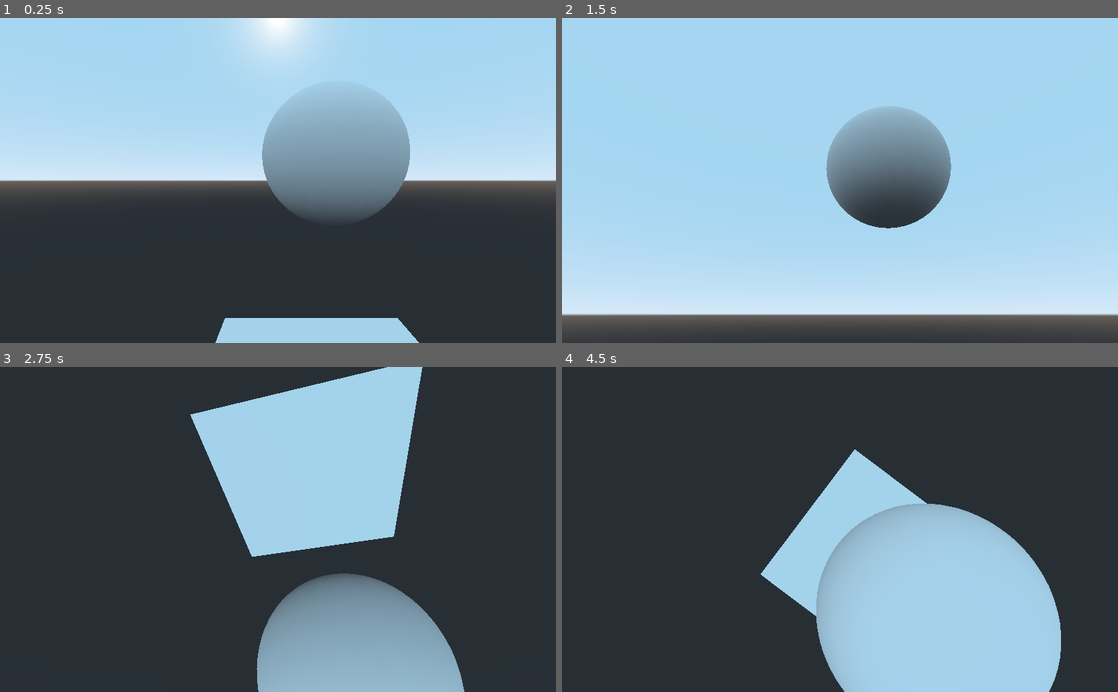
Above: before the commit, frames 1-4 (two rows, left to right).
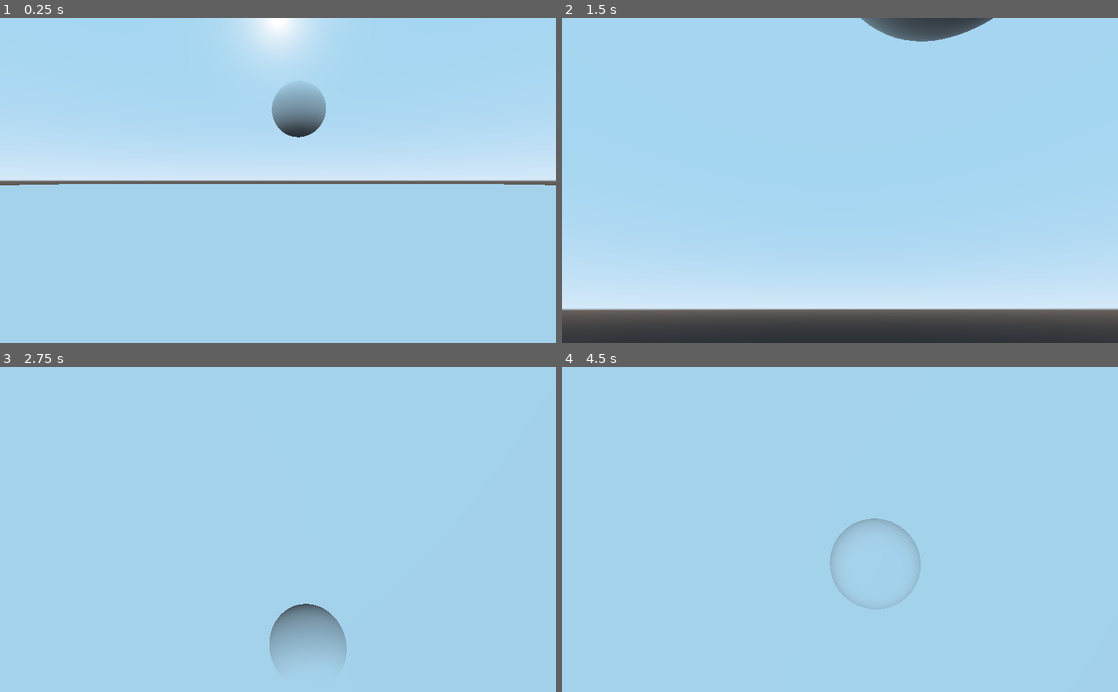
Above: after the commit, the same moments.

Repository: jel221/GodotTest
Game: Godot game, scene res://Spatial.tscn
The game is run twice, just before and just after one commit, with the same random seed, the same clock (stepped at 60 frames per second) and the same inputs.
Inputs (mouse positions are in pixels of both pictures, inside the frame that each line leads up to):
- Up to frame 1 (0.25 s): no input
- Up to frame 2 (1.5 s): move the mouse to (962, 164) at 0.52 s; hold Right (move_right, bound only after the commit) 0.53-1.28 s; move the mouse to (728, 196) at 1.27 s; hold Down (move_back, bound only after the commit) from 1.28 s (still down)
- Up to frame 3 (2.75 s): move the mouse to (333, 458) at 2.02 s; release Down (move_back, bound only after the commit) at 2.03 s; hold Right (move_right, bound only after the commit) from 2.03 s (still down)
- Up to frame 4 (4.5 s): tap Enter at 2.75 s; move the mouse to (812, 594) at 2.77 s; release Right (move_right, bound only after the commit) at 2.78 s; hold Up (move_forward, bound only after the commit) 2.78-3.53 s; tap R (reset_position, bound only after the commit) at 3.5, 4.15 s; move the mouse to (1006, 578) at 3.52 s; hold Left (move_left, bound only after the commit) from 3.53 s (still down); move the mouse to (673, 480) at 4.27 s

The runs differ from the first frame. In frame 1, 53% of the frame differs, in the area x 0-100%, y 20-100%; in frame 2, 9.8%; in frame 3, 81%, in the area x 0-100%, y 0-100%; in frame 4, 75%.

Commit message:
basic movement

Diff:
--- /dev/null
+++ b/Movement.gd
@@ -0,0 +1,24 @@
+extends RigidBody
+
+
+onready var camera = $Spatial/xy/z/ClippedCamera
+onready var start_position = translation
+
+func _physics_process(_delta):
+	if Input.is_action_just_pressed("exit"):
+		get_tree().quit()
+	if Input.is_action_just_pressed("reset_position"):
+		translation = start_position
+		return
+
+	var dir = Vector3()
+	dir.x = Input.get_action_strength("move_right") - Input.get_action_strength("move_left")
+	dir.z = Input.get_action_strength("move_back") - Input.get_action_strength("move_forward")
+
+	# Get the camera's transform basis, but remove the X rotation such
+	# that the Y axis is up and Z is horizontal.
+	var cam_basis = camera.global_transform.basis
+	var basis = cam_basis.rotated(cam_basis.x, -cam_basis.get_euler().x)
+	dir = basis.xform(dir)
+
+	apply_central_impulse(dir.normalized() / 10)
--- a/Spatial.tscn
+++ b/Spatial.tscn
@@ -1,33 +1,38 @@
-[gd_scene load_steps=6 format=2]
+[gd_scene load_steps=7 format=2]
 
 [ext_resource path="res://CamMov.gd" type="Script" id=1]
+[ext_resource path="res://Movement.gd" type="Script" id=2]
 
 [sub_resource type="PlaneMesh" id=1]
+size = Vector2( 50, 50 )
 
 [sub_resource type="PlaneShape" id=2]
 
 [sub_resource type="SphereMesh" id=3]
 
-[sub_resource type="SphereShape" id=4]
+[sub_resource type="BoxShape" id=4]
 
 [node name="Spatial" type="Spatial"]
 
 [node name="StaticBody" type="StaticBody" parent="."]
 
 [node name="MeshInstance" type="MeshInstance" parent="StaticBody"]
+transform = Transform( 1, 0, 0, 0, 1, 0, 0, 0, 1, 0.0107536, 0, 0.00302452 )
 mesh = SubResource( 1 )
 
 [node name="CollisionShape" type="CollisionShape" parent="StaticBody"]
 shape = SubResource( 2 )
 
 [node name="RigidBody" type="RigidBody" parent="."]
+transform = Transform( 1, 0, 0, 0, 1, 0, 0, 0, 1, 0, 0.3, 0 )
+script = ExtResource( 2 )
 
 [node name="MeshInstance" type="MeshInstance" parent="RigidBody"]
-transform = Transform( 0.5, 0, 0, 0, 0.5, 0, 0, 0, 0.5, 0, 0.557708, 0 )
+transform = Transform( 0.5, 0, 0, 0, 0.5, 0, 0, 0, 0.5, 0, 1.69259, 0 )
 mesh = SubResource( 3 )
 
 [node name="CollisionShape" type="CollisionShape" parent="RigidBody"]
-transform = Transform( 1, 0, 0, 0, 1, 0, 0, 0, 1, 0, -0.274173, 0 )
+transform = Transform( 0.5, 0, 0, 0, 0.5, 0, 0, 0, 0.5, 0.0620686, 1.66535, 0.0173953 )
 shape = SubResource( 4 )
 
 [node name="Spatial" type="Spatial" parent="RigidBody"]
@@ -38,4 +43,4 @@
 [node name="z" type="Spatial" parent="RigidBody/Spatial/xy"]
 
 [node name="ClippedCamera" type="ClippedCamera" parent="RigidBody/Spatial/xy/z"]
-transform = Transform( 1, 0, 0, 0, 1, 0, 0, 0, 1, -0.385608, 0.3763, 1.68708 )
+transform = Transform( 1, 0, 0, 0, 1, 0, 0, 0, 1, -0.385608, 0.3763, 4.32384 )
--- a/project.godot
+++ b/project.godot
@@ -18,6 +18,59 @@
 
 common/drop_mouse_on_gui_input_disabled=true
 
+[input]
+
+jump={
+"deadzone": 0.5,
+"events": [ Object(InputEventKey,"resource_local_to_scene":false,"resource_name":"","device":0,"alt":false,"shift":false,"control":false,"meta":false,"command":false,"pressed":false,"scancode":32,"physical_scancode":0,"unicode":0,"echo":false,"script":null)
+, Object(InputEventJoypadButton,"resource_local_to_scene":false,"resource_name":"","device":0,"button_index":0,"pressure":0.0,"pressed":false,"script":null)
+ ]
+}
+move_back={
+"deadzone": 0.5,
+"events": [ Object(InputEventKey,"resource_local_to_scene":false,"resource_name":"","device":0,"alt":false,"shift":false,"control":false,"meta":false,"command":false,"pressed":false,"scancode":16777234,"physical_scancode":0,"unicode":0,"echo":false,"script":null)
+, Object(InputEventKey,"resource_local_to_scene":false,"resource_name":"","device":0,"alt":false,"shift":false,"control":false,"meta":false,"command":false,"pressed":false,"scancode":83,"physical_scancode":0,"unicode":0,"echo":false,"script":null)
+, Object(InputEventJoypadButton,"resource_local_to_scene":false,"resource_name":"","device":0,"button_index":13,"pressure":0.0,"pressed":false,"script":null)
+, Object(InputEventJoypadMotion,"resource_local_to_scene":false,"resource_name":"","device":0,"axis":1,"axis_value":1.0,"script":null)
+ ]
+}
+move_forward={
+"deadzone": 0.5,
+"events": [ Object(InputEventKey,"resource_local_to_scene":false,"resource_name":"","device":0,"alt":false,"shift":false,"control":false,"meta":false,"command":false,"pressed":false,"scancode":16777232,"physical_scancode":0,"unicode":0,"echo":false,"script":null)
+, Object(InputEventKey,"resource_local_to_scene":false,"resource_name":"","device":0,"alt":false,"shift":false,"control":false,"meta":false,"command":false,"pressed":false,"scancode":87,"physical_scancode":0,"unicode":0,"echo":false,"script":null)
+, Object(InputEventJoypadButton,"resource_local_to_scene":false,"resource_name":"","device":0,"button_index":12,"pressure":0.0,"pressed":false,"script":null)
+, Object(InputEventJoypadMotion,"resource_local_to_scene":false,"resource_name":"","device":0,"axis":1,"axis_value":-1.0,"script":null)
+ ]
+}
+move_left={
+"deadzone": 0.5,
+"events": [ Object(InputEventKey,"resource_local_to_scene":false,"resource_name":"","device":0,"alt":false,"shift":false,"control":false,"meta":false,"command":false,"pressed":false,"scancode":16777231,"physical_scancode":0,"unicode":0,"echo":false,"script":null)
+, Object(InputEventKey,"resource_local_to_scene":false,"resource_name":"","device":0,"alt":false,"shift":false,"control":false,"meta":false,"command":false,"pressed":false,"scancode":65,"physical_scancode":0,"unicode":0,"echo":false,"script":null)
+, Object(InputEventJoypadButton,"resource_local_to_scene":false,"resource_name":"","device":0,"button_index":14,"pressure":0.0,"pressed":false,"script":null)
+, Object(InputEventJoypadMotion,"resource_local_to_scene":false,"resource_name":"","device":0,"axis":0,"axis_value":-1.0,"script":null)
+ ]
+}
+move_right={
+"deadzone": 0.5,
+"events": [ Object(InputEventKey,"resource_local_to_scene":false,"resource_name":"","device":0,"alt":false,"shift":false,"control":false,"meta":false,"command":false,"pressed":false,"scancode":16777233,"physical_scancode":0,"unicode":0,"echo":false,"script":null)
+, Object(InputEventKey,"resource_local_to_scene":false,"resource_name":"","device":0,"alt":false,"shift":false,"control":false,"meta":false,"command":false,"pressed":false,"scancode":68,"physical_scancode":0,"unicode":0,"echo":false,"script":null)
+, Object(InputEventJoypadButton,"resource_local_to_scene":false,"resource_name":"","device":0,"button_index":15,"pressure":0.0,"pressed":false,"script":null)
+, Object(InputEventJoypadMotion,"resource_local_to_scene":false,"resource_name":"","device":0,"axis":0,"axis_value":1.0,"script":null)
+ ]
+}
+reset_position={
+"deadzone": 0.5,
+"events": [ Object(InputEventKey,"resource_local_to_scene":false,"resource_name":"","device":0,"alt":false,"shift":false,"control":false,"meta":false,"command":false,"pressed":false,"scancode":82,"physical_scancode":0,"unicode":0,"echo":false,"script":null)
+, Object(InputEventJoypadButton,"resource_local_to_scene":false,"resource_name":"","device":0,"button_index":2,"pressure":0.0,"pressed":false,"script":null)
+ ]
+}
+exit={
+"deadzone": 0.5,
+"events": [ Object(InputEventKey,"resource_local_to_scene":false,"resource_name":"","device":0,"alt":false,"shift":false,"control":false,"meta":false,"command":false,"pressed":false,"scancode":16777217,"physical_scancode":0,"unicode":0,"echo":false,"script":null)
+, Object(InputEventJoypadButton,"resource_local_to_scene":false,"resource_name":"","device":0,"button_index":11,"pressure":0.0,"pressed":false,"script":null)
+ ]
+}
+
 [physics]
 
 common/enable_pause_aware_picking=true
